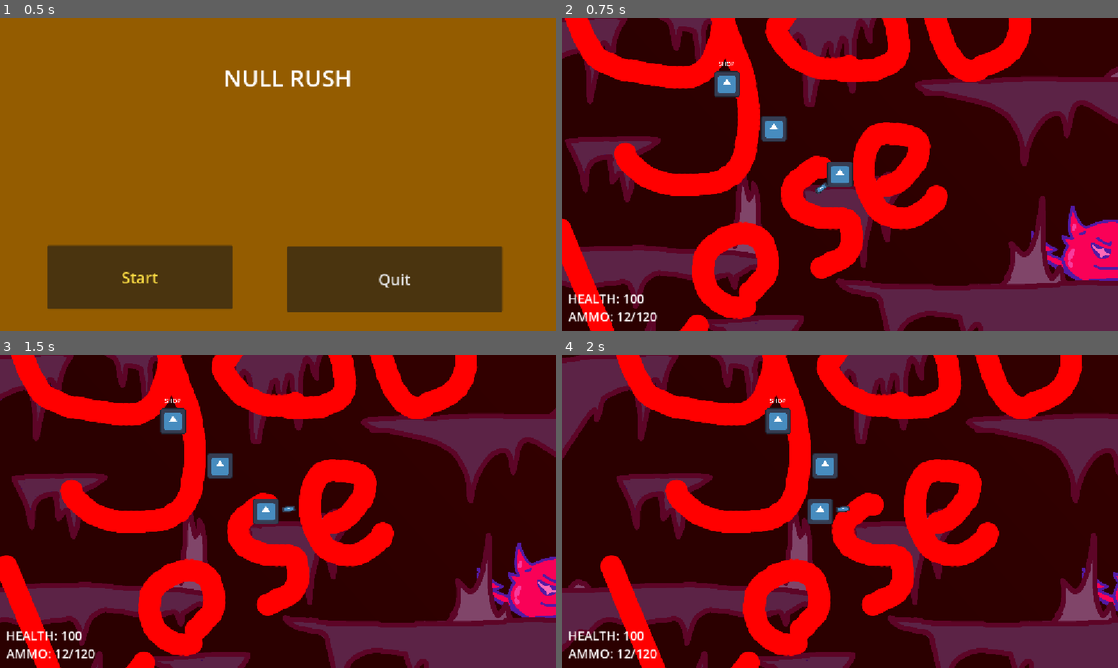
Above: before the commit, frames 1-4 (two rows, left to right).
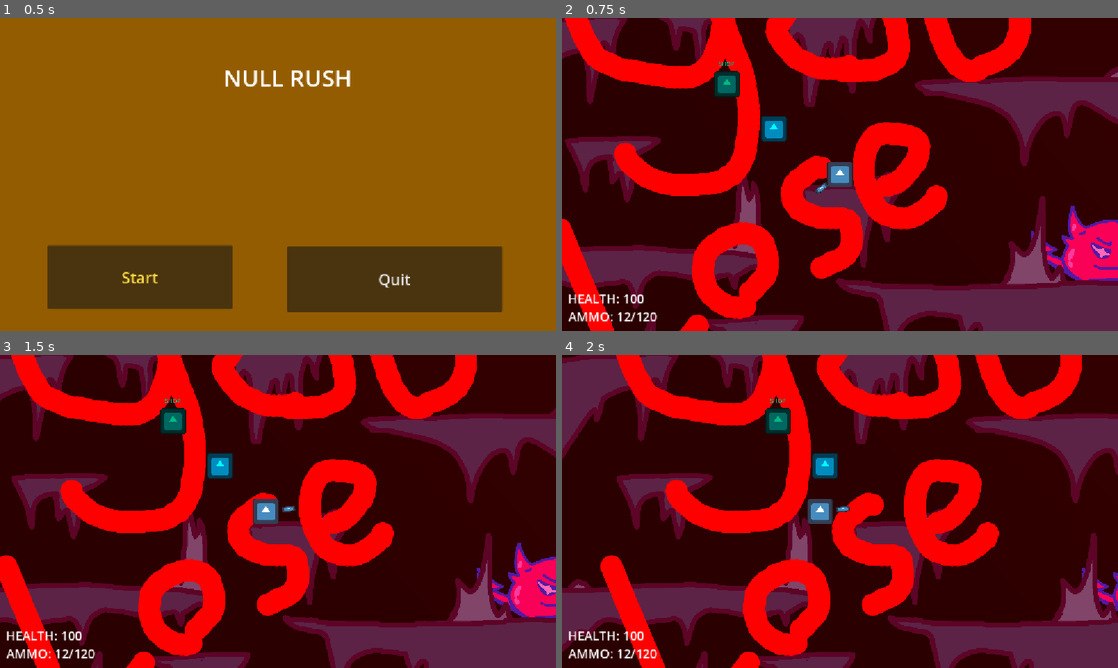
Above: after the commit, the same moments.

Repository: 3dplays5/Null-Rush
Game: Godot game, scene res://scenes/start.tscn
Same seed, same stepped clock (60 frames per second), same inputs: the game is played once before the commit and once after it. The engine's default icon, where the game draws it, is replaced by a stand-in: a white triangle on a blue panel in a dark square.
Inputs (mouse positions are in pixels of both pictures, inside the frame that each line leads up to):
- Up to frame 1 (0.5 s): no input
- Up to frame 2 (0.75 s): click "Start" at 0.5 s
- Up to frame 3 (1.5 s): tap Enter at 1.25 s; move the mouse to (400, 495) at 1.27 s; hold A (A) from 1.28 s (still down)
- Up to frame 4 (2 s): keep holding A (A)

Frame 1 is identical in both runs. In frame 2, 0.8% of the frame differs, in the area x 27-41%, y 14-40%; in frame 3, 0.8%, in the area x 28-42%, y 14-40%; in frame 4, 0.8%.

Commit message:
dfdf

Diff:
--- a/scenes/testlevel.tscn
+++ b/scenes/testlevel.tscn
@@ -25,11 +25,14 @@
 position_smoothing_enabled = true
 
 [node name="AmmoCrate" parent="." unique_id=567279028 instance=ExtResource("1_74kyy")]
+modulate = Color(0, 1, 1, 1)
 
 [node name="Node" type="Node" parent="." unique_id=1921815945]
 
 [node name="Marker2D" parent="Node" unique_id=944858342 instance=ExtResource("4_kx2s4")]
+modulate = Color(0.7891773, 0.45156753, 1.347661e-06, 1)
 position = Vector2(1057, -196)
 
 [node name="shopnpc" parent="." unique_id=1637975018 instance=ExtResource("5_b5yu0")]
+modulate = Color(0, 0.735149, 0.51053154, 1)
 position = Vector2(-232, -220)
